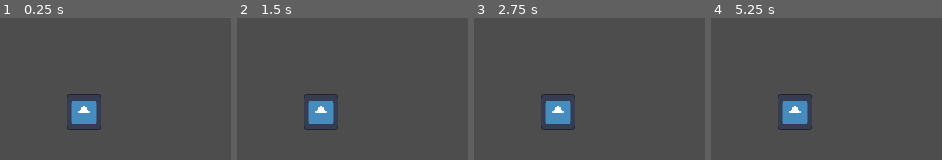
Above: before the commit, frames 1-4 (left to right).
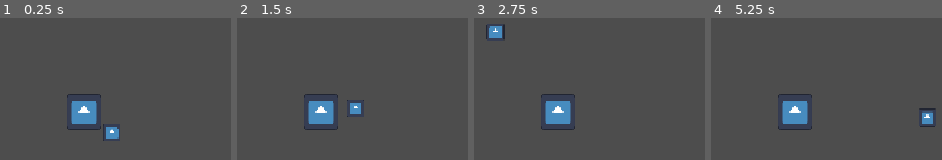
Above: after the commit, the same moments.

Repository: ReddRubinho/Survivors
Game: Godot game, scene res://main.tscn
The game is run twice, just before and just after one commit, with the same random seed, the same clock (stepped at 60 frames per second) and the same inputs. Before the commit the project starts from res://player.tscn. The engine's default icon, where the game draws it, is replaced by a stand-in: a white triangle on a blue panel in a dark square.
Inputs:
- Up to frame 1 (0.25 s): no input
- Up to frame 2 (1.5 s): tap Enter at 0.5 s; hold D (Move_Right) 0.53-1.28 s; tap Space at 1.25 s; hold S (Move_Down) from 1.28 s (still down)
- Up to frame 3 (2.75 s): tap Enter at 2 s; release S (Move_Down) at 2.03 s; hold D (Move_Right) from 2.03 s (still down)
- Up to frame 4 (5.25 s): release D (Move_Right) at 2.78 s; hold W (Move_Up) 2.78-3.53 s; hold A (Move_Left) 3.53-5.03 s; hold S (Move_Down) from 5.03 s (still down)

The runs differ from the first frame. In frame 1, 0.5% of the frame differs, in the area x 44-52%, y 74-87%; in frame 2, 0.4%; in frame 3, 0.6%, in the area x 5-14%, y 4-15%; in frame 4, 0.6%.

Commit message:
feat: add basic enemy spawning

Diff:
--- /dev/null
+++ b/enemy_spawner.gd
@@ -0,0 +1,17 @@
+extends Node2D
+
+@export var enemy_scene: PackedScene
+
+func spawn_enemy():
+	var enemy= enemy_scene.instantiate()
+	enemy.position = Vector2(40, 30)
+	get_parent().add_child.call_deferred(enemy)
+
+# Called when the node enters the scene tree for the first time.
+func _ready() -> void:
+	spawn_enemy()
+
+
+# Called every frame. 'delta' is the elapsed time since the previous frame.
+func _process(delta: float) -> void:
+	pass
--- /dev/null
+++ b/main.tscn
@@ -0,0 +1,13 @@
+[gd_scene format=3 uid="uid://bdjt0ay6ke1mk"]
+
+[ext_resource type="PackedScene" uid="uid://cq4ce7ytipe4t" path="res://player.tscn" id="1_0xm2m"]
+[ext_resource type="Script" uid="uid://c3vbbfyvsdvi6" path="res://enemy_spawner.gd" id="2_h2yge"]
+[ext_resource type="PackedScene" uid="uid://bcd502mcmaw7l" path="res://enemy.tscn" id="3_h2yge"]
+
+[node name="Main" type="Node2D" unique_id=1021216754]
+
+[node name="Player" parent="." unique_id=285548511 instance=ExtResource("1_0xm2m")]
+
+[node name="EnemySpawner" type="Node2D" parent="." unique_id=700529769]
+script = ExtResource("2_h2yge")
+enemy_scene = ExtResource("3_h2yge")
--- a/project.godot
+++ b/project.godot
@@ -11,7 +11,7 @@
 [application]
 
 config/name="Survivors"
-run/main_scene="uid://cq4ce7ytipe4t"
+run/main_scene="uid://bdjt0ay6ke1mk"
 config/features=PackedStringArray("4.7", "GL Compatibility")
 config/icon="res://icon.svg"
 
